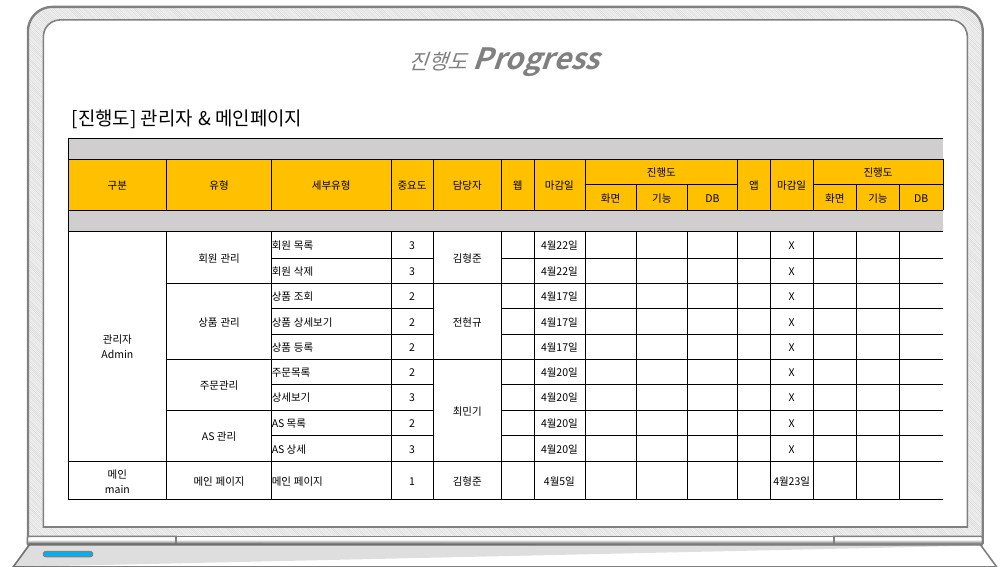
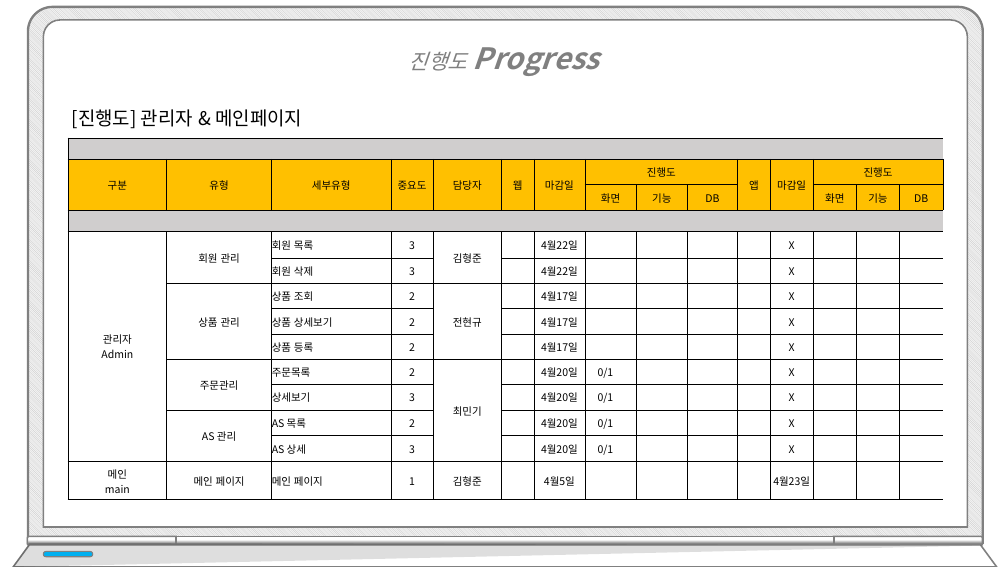
Before and after one commit to hhsw07/ezen-academy-projects, a slide deck: slide 9 of WebContent/발표/3차/프로젝트5_3차.pptx. Drawn at 1008x567 pixels with LibreOffice and Linux fonts; fonts in the diff are those of the drawing. Boxes give left, top, right and bottom in pixels: in the first picture for what was removed or moved away, otherwise in the second. Text is boxed around its words. In the diff, an @@ line names an element or a change of style, - is before the commit and + after.

```diff
--- a/WebContent/발표/3차/프로젝트5_3차.pptx
+++ b/WebContent/발표/3차/프로젝트5_3차.pptx
@@ table at [68, 138, 944, 500] @@
-row 10, column 8: 
+row 10, column 8: 0/1
-row 11, column 8: 
+row 11, column 8: 0/1
-row 12, column 8: 
+row 12, column 8: 0/1
-row 13, column 8: 
+row 13, column 8: 0/1
```
Also in this commit, not shown: 14 other slides changed.
